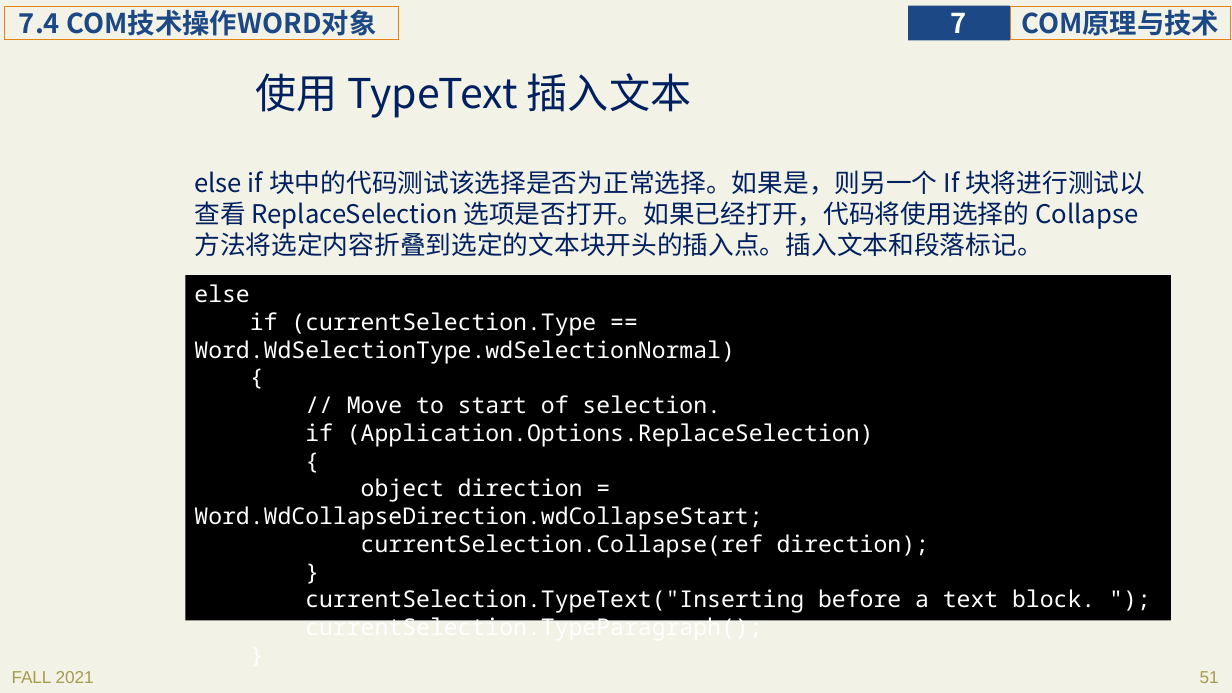
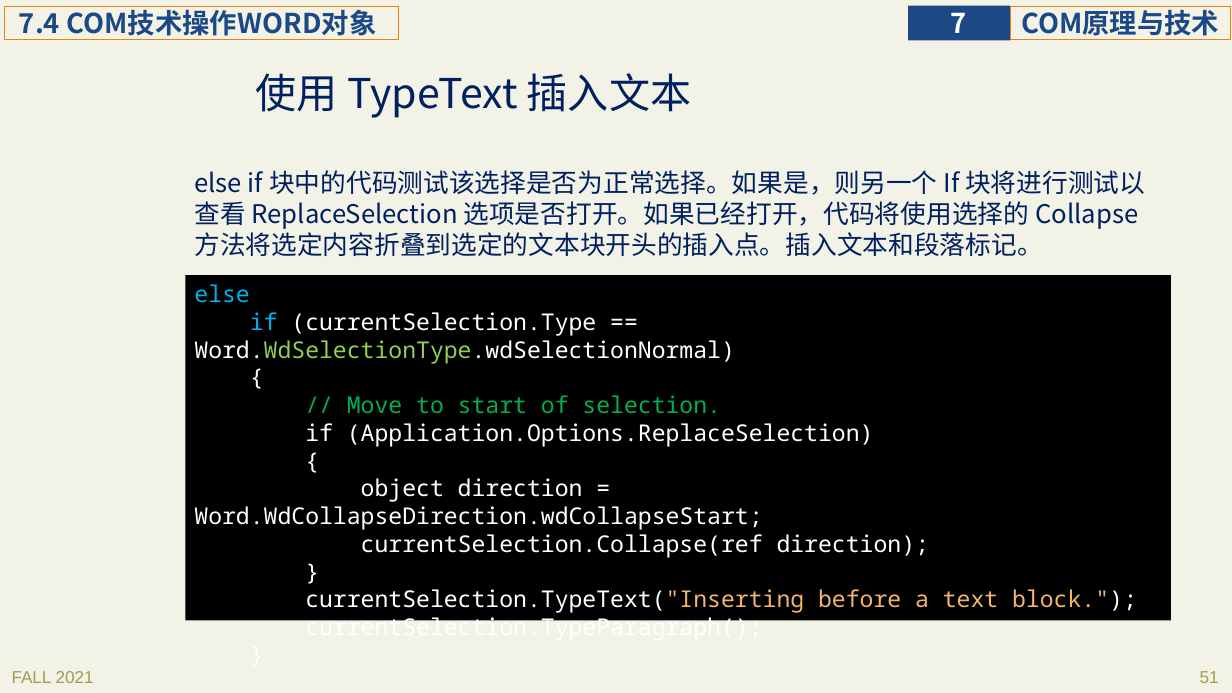
Before and after one commit to principleWindows/win-principle-2021, a slide deck: slide 51 of slides/instruction/principleWindows_7.pptx. Drawn at 1232x693 pixels with LibreOffice and Linux fonts; fonts in the diff are those of the drawing. Boxes give left, top, right and bottom in pixels: in the first picture for what was removed or moved away, otherwise in the second. Text is boxed around its words. In the diff, an @@ line names an element or a change of style, - is before the commit and + after.

```diff
--- a/slides/instruction/principleWindows_7.pptx
+++ b/slides/instruction/principleWindows_7.pptx
@@ text in rectangle at [194, 284, 735, 413]: text colour #FFFFFF to #00B0F0 in "else", "if"; text colour #FFFFFF to #92D050 in "Word.WdSelectionType.wdSelectionNormal)"; text colour #FFFFFF to #00B050 in "// Move to start of selection." @@
@@ text in rectangle at [305, 589, 1137, 613]: spaces changed @@
-currentSelection.TypeText("Inserting before a text block. ");
+currentSelection.TypeText("Inserting before a text block.");
```
Also in this commit, not shown: 2 other slides changed, 2 other files.
